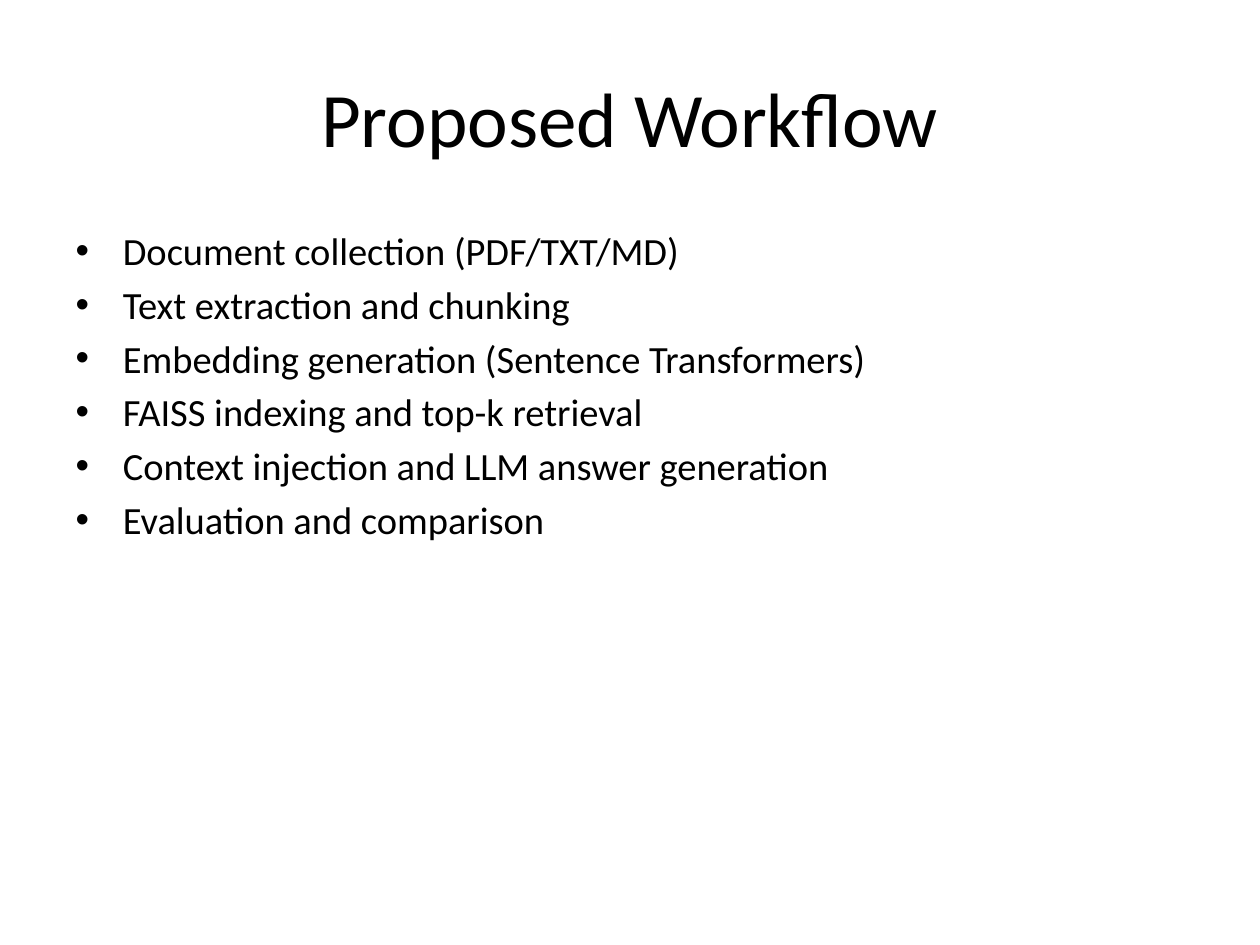
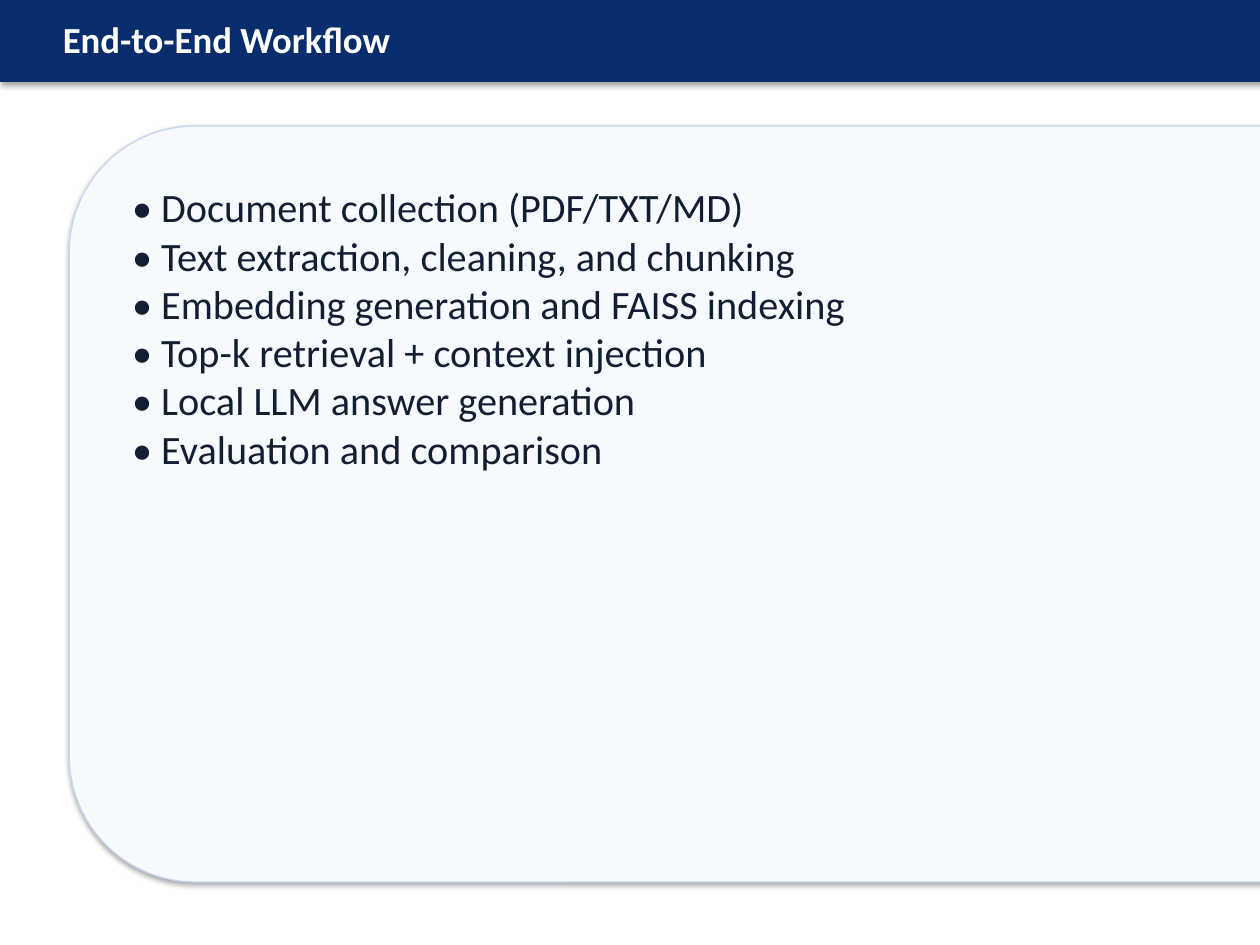
Before and after one commit to sundar0004/-Cloud-Based-RAG, a slide deck: slide 7 of docs/MSc_RAG_Project_Vels_University.pptx (slide 8 before the commit). Drawn at 1260x945 pixels with LibreOffice and Linux fonts; fonts in the diff are those of the drawing. Boxes give left, top, right and bottom in pixels: in the first picture for what was removed or moved away, otherwise in the second. Text is boxed around its words. In the diff, an @@ line names an element or a change of style, - is before the commit and + after.

```diff
--- a/docs/MSc_RAG_Project_Vels_University.pptx
+++ b/docs/MSc_RAG_Project_Vels_University.pptx
@@ rectangle added at [0,0,1260,82], fill #082D6C @@
@@ text added at [63,27,390,54], 21 pt, text #FFFFFF, bold @@
+End-to-End Workflow
@@ title removed at [321,93,938,160] @@
-Proposed Workflow
@@ rounded rectangle added at [69,126,1260,882], fill #F7FAFF, outline #C6D7F2 0.75 pt @@
@@ text at [161,192,845,471]: text changed; size 22 to 23 pt; text colour #000000 to #141E32 @@
-• Document collection (PDF/TXT/MD)
-• Text extraction and chunking
-• Embedding generation (Sentence Transformers)
-• FAISS indexing and top-k retrieval
-• Context injection and LLM answer generation
-• Evaluation and comparison
+• Document collection (PDF/TXT/MD)
+• Text extraction, cleaning, and chunking
+• Embedding generation and FAISS indexing
+• Top-k retrieval + context injection
+• Local LLM answer generation
+• Evaluation and comparison
```
Also in this commit, not shown: 5 other slides changed, 14 slides added, 13 slides removed, 1 other file.
